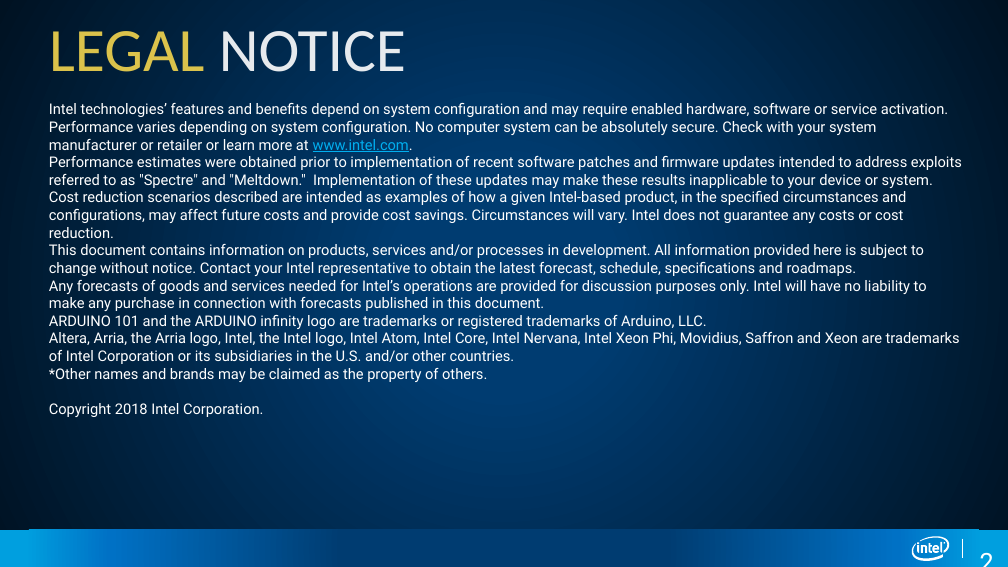
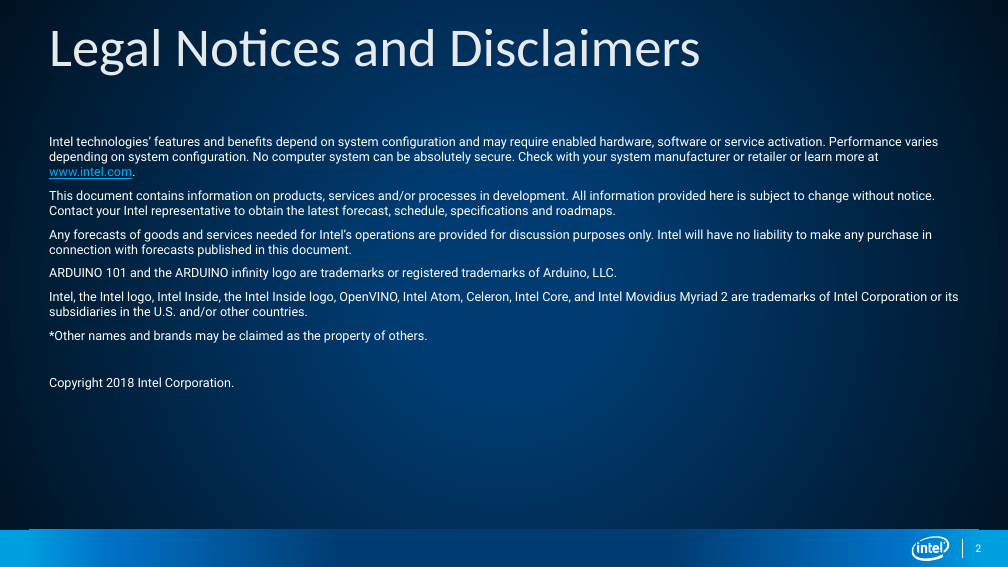
Before and after one commit to SSG-DRD-IOT/Industrial-IoT-Workshop, a slide deck: slide 2 of presentations/Automation.pptx. Drawn at 1008x567 pixels with LibreOffice and Linux fonts; fonts in the diff are those of the drawing; background and template pictures are left out. Boxes give left, top, right and bottom in pixels: in the first picture for what was removed or moved away, otherwise in the second. Text is boxed around its words. In the diff, an @@ line names an element or a change of style, - is before the commit and + after.

Commit message:
Inserted Legal Slides

```diff
--- a/presentations/Automation.pptx
+++ b/presentations/Automation.pptx
@@ title at (49,29,701,76): text changed; size 44 to 39 pt @@
-LEGAL NOTICE
+Legal Notices and Disclaimers
@@ text "Intel technologies’ features and benefits ...": place and size @@
-text "Intel technologies’ features and benefits ..." at (49,103,962,417)
+text "Intel technologies’ features and benefits ..." at (49,136,959,390)
@@ text at (49,136,938,390): size 10.5 to 9 pt in "Intel technologies’ features and benefits depend on ...", "This document contains information on products, services ...", "Any forecasts of goods and services needed ...", "ARDUINO 101 and the ARDUINO infinity logo ..." and 2 more places; more space between paragraphs @@
@@ text at (49,156,962,238): paragraphs removed @@
-Performance estimates were obtained prior to implementation of recent software patches and firmware updates intended to address exploits referred to as "Spectre" and "Meltdown." Implementation of these updates may make these results inapplicable to your device or system.
-Cost reduction scenarios described are intended as examples of how a given Intel-based product, in the specified circumstances and configurations, may affect future costs and provide cost savings. Circumstances will vary. Intel does not guarantee any costs or cost reduction.
@@ text at (49,291,959,317): text changed; size 10.5 to 9 pt @@
-Altera, Arria, the Arria logo, Intel, the Intel logo, Intel Atom, Intel Core, Intel Nervana, Intel Xeon Phi, Movidius, Saffron and Xeon are trademarks of Intel Corporation or its subsidiaries in the U.S. and/or other countries.
+Intel, the Intel logo, Intel Inside, the Intel Inside logo, OpenVINO, Intel Atom, Celeron, Intel Core, and Intel Movidius Myriad 2 are trademarks of Intel Corporation or its subsidiaries in the U.S. and/or other countries.
@@ page number at (975,544,981,552): size 18 to 7.5 pt; less space between paragraphs; vertical alignment top to middle @@
```
Also in this commit, not shown: 2 other files.
